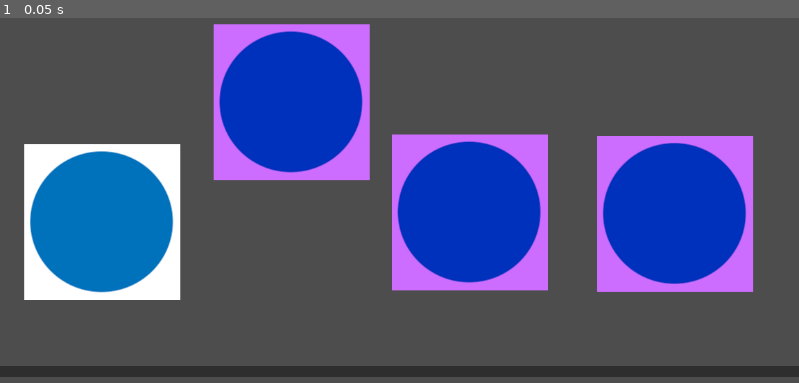
Above: before the commit, frame 1.
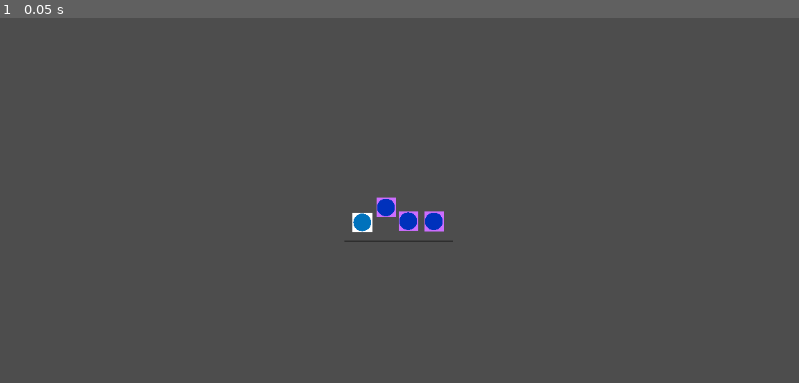
Above: after the commit, the same moment.

Repository: s-france/GGJ2024GoombaGame
Game: Godot game, scene res://scene2D.tscn
Same seed, same stepped clock (60 frames per second), same inputs: the game is played once before the commit and once after it. This scene is started directly instead of the project's main scene.
Inputs:
- Up to frame 1 (0.05 s): no input

The runs differ from the first frame. In frame 1, 37% of the frame differs, in the area x 0-100%, y 1-99%.

Commit message:
player2 fix

Diff:
--- a/GoombaGame/Player.gd
+++ b/GoombaGame/Player.gd
@@ -2,7 +2,7 @@
 
 const speed = 1800.0
 const friction = 8000.0
-const accel = 6.0
+const accel = 5.0
 
 var col_amount = 0
 
--- a/GoombaGame/player2.gd
+++ b/GoombaGame/player2.gd
@@ -5,13 +5,18 @@
 
 
 const speed = 1400.0
-const friction = 10000.0
+const friction = 9000.0
 const accel = 8.0
 
 @export var idx : int
 
 
 var inControl : bool = false
+
+
+func _ready():
+	if idx == 1:
+		inControl = true
 
 func _physics_process(delta):
 
--- a/GoombaGame/scene2D.tscn
+++ b/GoombaGame/scene2D.tscn
@@ -55,31 +55,36 @@
 [node name="Camera2D" type="Camera2D" parent="."]
 position = Vector2(3, 6)
 scale = Vector2(1.59127, 0.923301)
+zoom = Vector2(0.125, 0.125)
 
 [node name="StaticBody2D3" type="StaticBody2D" parent="."]
 position = Vector2(-2830, 353)
 
 [node name="CollisionShape2D" type="CollisionShape2D" parent="StaticBody2D3"]
-position = Vector2(1039, -297)
+position = Vector2(-1756, -314)
+scale = Vector2(1, 2.36)
 shape = SubResource("RectangleShape2D_ivxac")
 
 [node name="StaticBody2D5" type="StaticBody2D" parent="."]
 position = Vector2(1958, 403)
 
 [node name="CollisionShape2D" type="CollisionShape2D" parent="StaticBody2D5"]
-position = Vector2(-172, -377)
+position = Vector2(2637, -330)
+scale = Vector2(1, 2.16)
 shape = SubResource("RectangleShape2D_ivxac")
 
 [node name="StaticBody2D2" type="StaticBody2D" parent="."]
 position = Vector2(-1451, -1337)
 
 [node name="CollisionShape2D" type="CollisionShape2D" parent="StaticBody2D2"]
-position = Vector2(1458, 241)
+position = Vector2(1390, -1217)
+scale = Vector2(2.8, 1)
 shape = SubResource("RectangleShape2D_b7m48")
 
 [node name="StaticBody2D4" type="StaticBody2D" parent="."]
 position = Vector2(-1482, 1377)
 
 [node name="CollisionShape2D" type="CollisionShape2D" parent="StaticBody2D4"]
-position = Vector2(1516, -241)
+position = Vector2(1502, 1213)
+scale = Vector2(2.56, 1)
 shape = SubResource("RectangleShape2D_b7m48")
